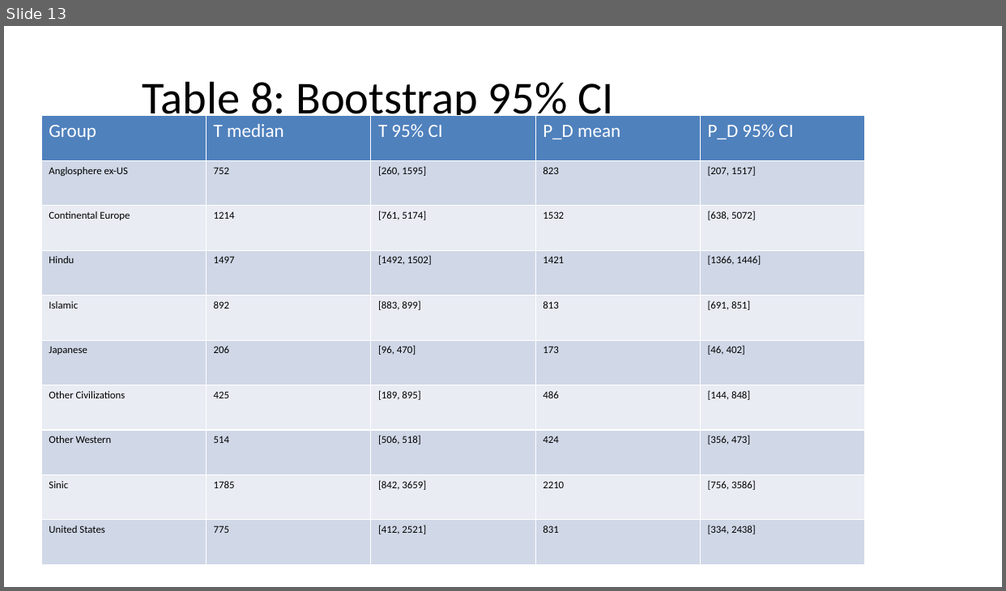
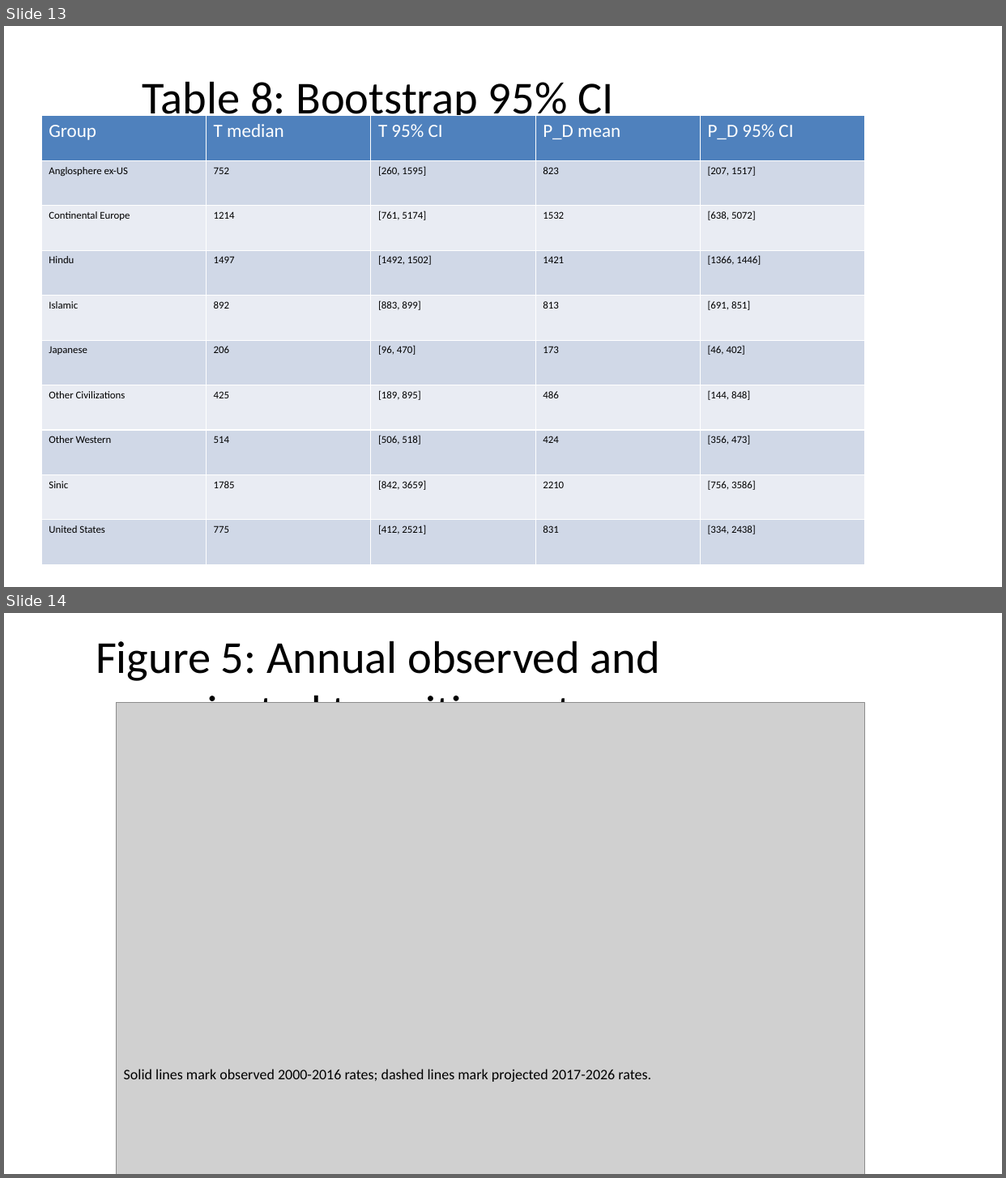
Before and after one commit to bougtoir/heat-accidents-mortality, a slide deck: researcher_mobility_ode/docs/manuscript_full_article_figures.pptx. Shown one above the other, each under a label of ours: slide 13 before the commit, slides 13 and 14 after it. The pictures are 1006x591 and 1006x1178 pixels, drawn with LibreOffice and Linux fonts; fonts in the diff are those of the drawing; grey boxes stand for pictures. Boxes give left, top, right and bottom in pixels: in the first picture for what was removed or moved away, otherwise in the second. Text is boxed around its words. In the diff, an @@ line names an element or a change of style, - is before the commit and + after.

```diff
--- a/researcher_mobility_ode/docs/manuscript_full_article_figures.pptx
+++ b/researcher_mobility_ode/docs/manuscript_full_article_figures.pptx
@@ slide 14 added at bbox=[4, 613, 1002, 1174], background #FFFFFF @@
@@ title added at bbox=[96, 641, 659, 703], 44 pt, text #000000 @@
+Figure 5: Annual observed and projected transition rates
@@ picture added at bbox=[117, 703, 865, 1174] @@
@@ text added at bbox=[124, 1069, 651, 1082], 14 pt, text #000000 @@
+Solid lines mark observed 2000-2016 rates; dashed lines mark projected 2017-2026 rates.
```
Also in this commit, not shown: 6 other slides added, 7 other files.
